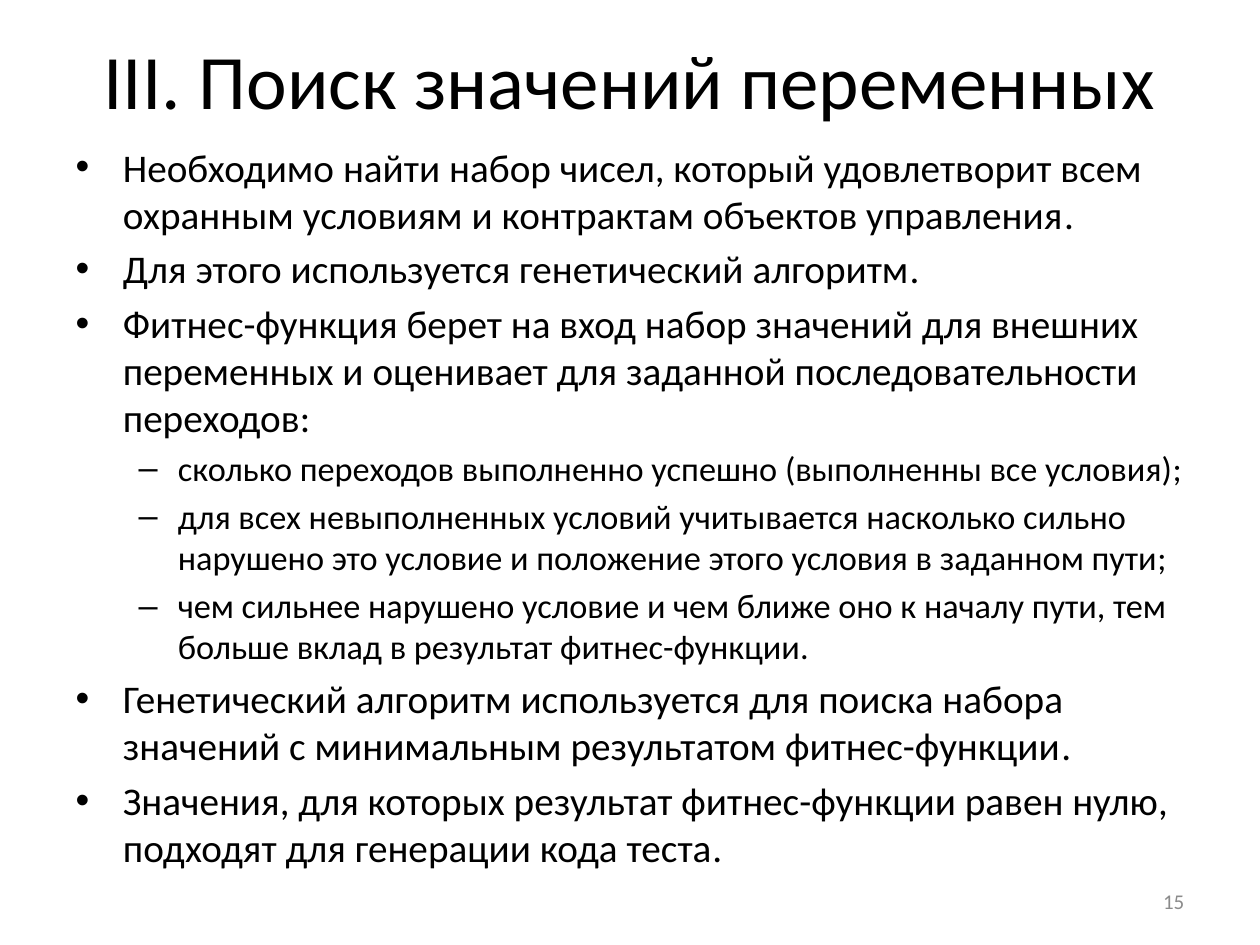
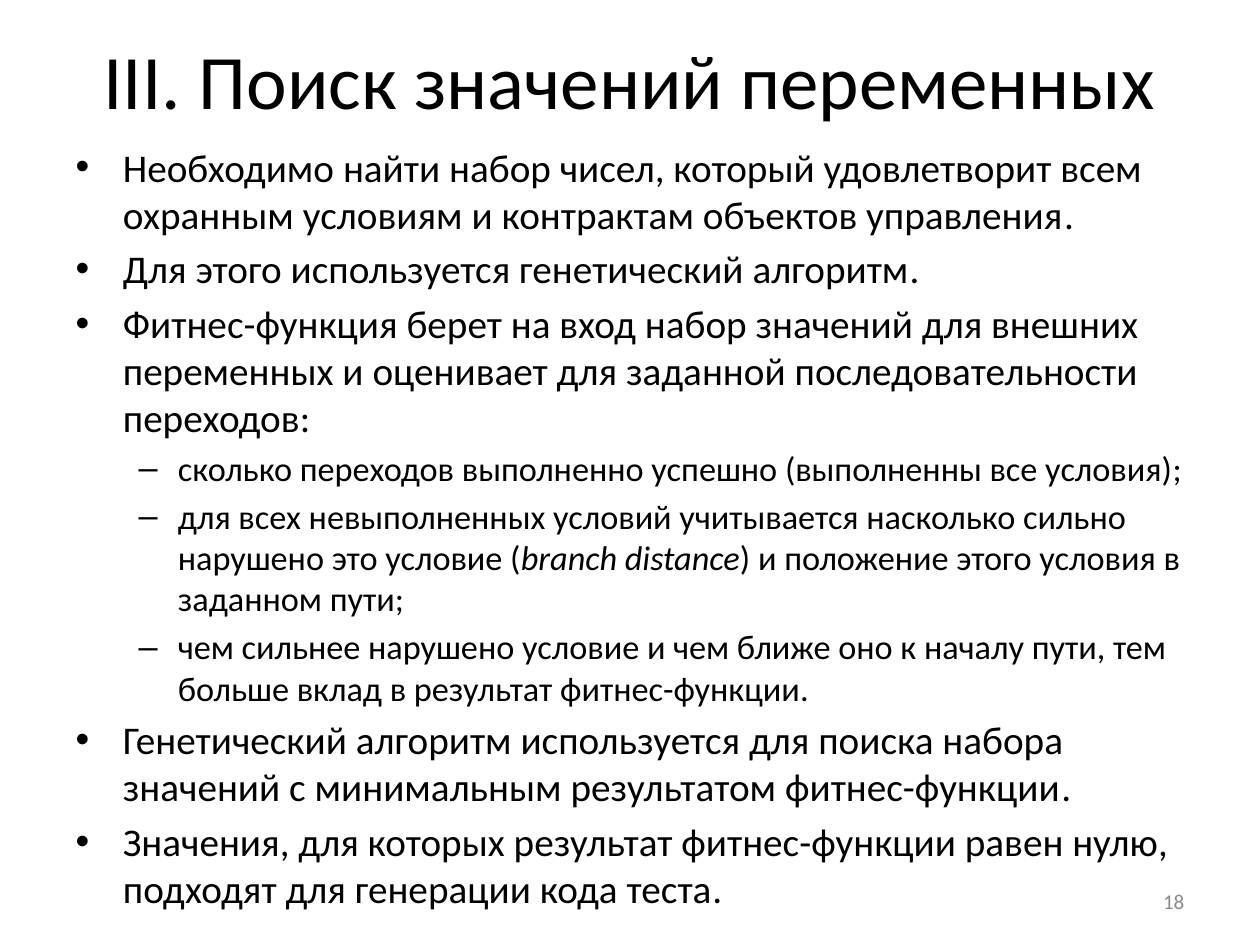
Before and after one commit to nohoper/masters, a slide deck: slide 18 of kmu.pptx (slide 15 before the commit). Drawn at 1260x945 pixels with LibreOffice and Linux fonts; fonts in the diff are those of the drawing. Boxes give left, top, right and bottom in pixels: in the first picture for what was removed or moved away, otherwise in the second. Text is boxed around its words. In the diff, an @@ line names an element or a change of style, - is before the commit and + after.

```diff
--- a/kmu.pptx
+++ b/kmu.pptx
@@ text at [178, 506, 1180, 617]: text changed @@
-  – для всех невыполненных условий учитывается насколько сильно нарушено это условие и положение этого условия в заданном пути;
+  – для всех невыполненных условий учитывается насколько сильно нарушено это условие (branch distance) и положение этого условия в заданном пути;
@@ page number at [1163, 895, 1184, 909]: text changed @@
-15
+18
```
Also in this commit, not shown: 15 other slides changed, 4 slides added, 1 slide removed.
